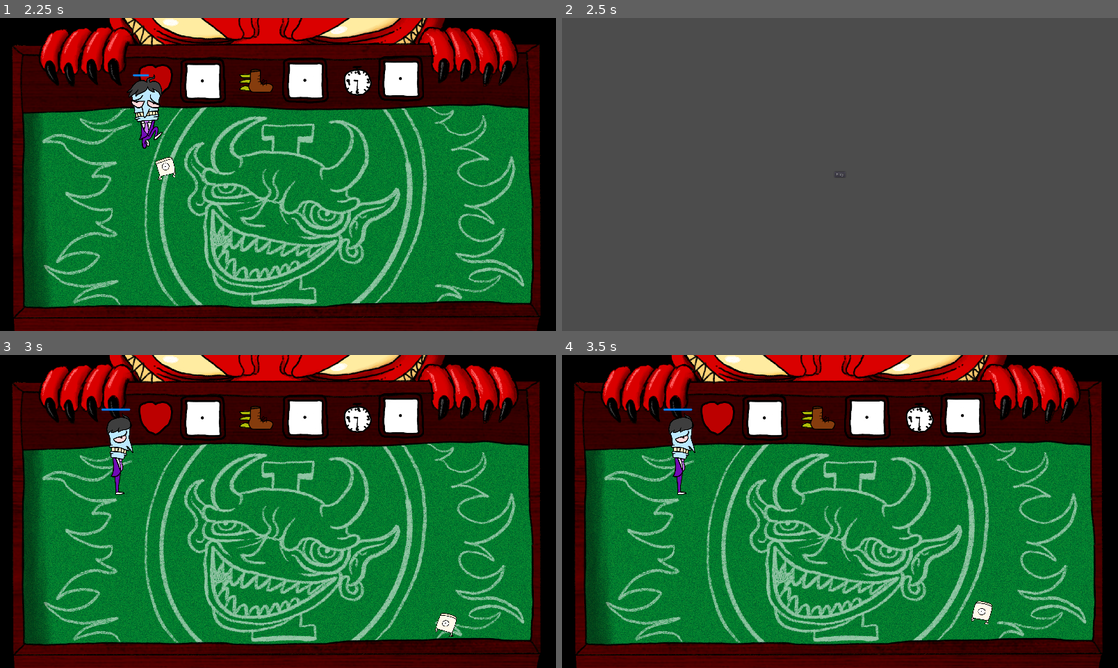
Above: before the commit, frames 1-4 (two rows, left to right).
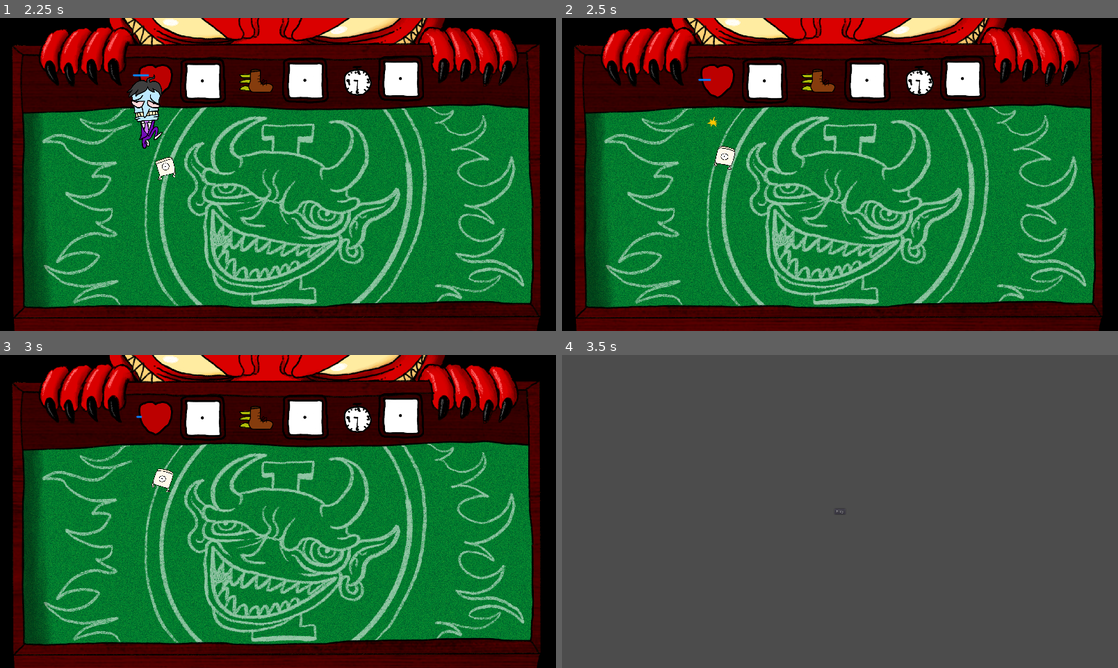
Above: after the commit, the same moments.

Repository: TheSeahorse/GMTK2022
Game: Godot game, scene res://Main.tscn
Two runs of this game, one before a commit and one after it. Both use one fixed random seed, a clock stepped at 60 frames per second and the inputs below.
Inputs (mouse positions are in pixels of both pictures, inside the frame that each line leads up to):
- Up to frame 1 (2.25 s): click "Play" at 0.5 s; move the mouse to (400, 158) at 1.27 s; hold D (move_right) 1.28-2.03 s; hold Right mouse button (attack) 1.28-2.03 s; click (400, 158) at 1.42 s; move the mouse to (166, 190) at 2.02 s; hold S (move_down) from 2.03 s (still down); right-click (166, 190) at 2.1 s; click (166, 190) at 2.17 s
- Up to frame 2 (2.5 s): keep holding S (move_down)
- Up to frame 3 (3 s): release S (move_down) at 2.75 s; click (278, 511) at 2.75 s, where only the run before the commit has a clickable "Play"
- Up to frame 4 (3.5 s): no input

Frame 1 is identical in both runs. In frame 2, 100% of the frame differs, in the area x 0-100%, y 0-100%; in frame 3, 1.1%; in frame 4, 100%.

Commit message:
Add player death animation

Diff:
--- a/Game.gd
+++ b/Game.gd
@@ -54,7 +54,9 @@
     if player_health > 1:
         player_health -= 1
     else:
-        get_tree().change_scene("res://Menu.tscn")
+        player.play_death_animation()
+        $GameOverTimer.start()
+
 
 func _enemy_died(position: Vector2):
     var dice = Dice.instance()
@@ -72,3 +74,7 @@
     player_health = $Hud.get_health_stat()
     player.set_movement_modifier($Hud.get_speed_stat())
     player.set_attack_modifier($Hud.get_cooldown_stat())
+
+
+func _on_GameOverTimer_timeout():
+    get_tree().change_scene("res://Menu.tscn")
--- a/Game.tscn
+++ b/Game.tscn
@@ -35,5 +35,8 @@
 [node name="Hud" parent="." instance=ExtResource( 3 )]
 position = Vector2( 963, 209 )
 
+[node name="GameOverTimer" type="Timer" parent="."]
+
 [connection signal="timeout" from="EnemySpawnTimer" to="." method="_on_EnemySpawnTimer_timeout"]
 [connection signal="stats_updated" from="Hud" to="." method="_on_Hud_stats_updated"]
+[connection signal="timeout" from="GameOverTimer" to="." method="_on_GameOverTimer_timeout"]
--- a/Player.gd
+++ b/Player.gd
@@ -1,6 +1,7 @@
 extends KinematicBody2D
 
 signal enemy_detected
+signal death_animation_finished
 
 var move_speed: = 200
 var move_speed_modifier: = 0
@@ -14,6 +15,7 @@
 var enemies_in_range = []
 
 var pushed = false
+var alive = true
 
 func _ready():
     friction = float(move_speed)/5000
@@ -35,6 +37,8 @@
 
 
 func calculate_movement():
+    if not alive:
+        return
     var current_move_speed = move_speed + 60 * move_speed_modifier
     var direction = get_direction()
     if direction.length() > 1.0:
@@ -63,6 +67,8 @@
 
 #for rotating towards the direction you're moving
 func rotate_player_towards_move():
+    if not alive:
+        return
     var move_direction = velocity.normalized()
     var move_rotation = rad2deg(move_direction.angle())
     move_rotation = wrapf(move_rotation, 0, 360)
@@ -86,6 +92,8 @@
 
 #for rotating the player relative to the mouse
 func rotate_player_towards_mouse():
+    if not alive:
+        return
     var aim_direction: Vector2
     aim_direction = position.direction_to(get_viewport().get_mouse_position()).normalized()
     var aim_rotation = rad2deg(aim_direction.angle())
@@ -115,6 +123,8 @@
         $Weapon.rotation_degrees = dir
 
 func attack():
+    if not alive:
+        return
     $Weapon.show()
     $Weapon/AttackLength.start()
     $Cooldown/AttackCooldown.start()
@@ -140,6 +150,10 @@
 func set_movement_modifier(mod):
     move_speed_modifier = mod
 
+func play_death_animation():
+    alive = false
+    $Sprite.play("death")
+
 func _on_AttackCooldown_timeout():
     can_attack = true
     $Cooldown/AttackCooldown.wait_time = attack_cooldown - 0.3 * attack_cooldown_modifier
@@ -155,3 +169,9 @@
 
 func _on_Weapon_body_exited(body):
     enemies_in_range.remove(enemies_in_range.find(body))
+
+
+func _on_Sprite_animation_finished():
+    if $Sprite.get_animation() == "death":
+        $Sprite.stop()
+        emit_signal("death_animation_finished")
--- a/Player.tscn
+++ b/Player.tscn
@@ -7,6 +7,7 @@
 [ext_resource path="res://assets/Character/character_move_up.png" type="Texture" id=5]
 [ext_resource path="res://assets/Character/weapon_cone.png" type="Texture" id=6]
 [ext_resource path="res://assets/cooldown_bar.png" type="Texture" id=7]
+[ext_resource path="res://assets/Character/death.png" type="Texture" id=8]
 
 [sub_resource type="AtlasTexture" id=12]
 flags = 4
@@ -38,86 +39,86 @@
 atlas = ExtResource( 4 )
 region = Rect2( 0, 3210, 402, 642 )
 
+[sub_resource type="AtlasTexture" id=18]
+flags = 4
+atlas = ExtResource( 5 )
+region = Rect2( 0, 0, 402, 642 )
+
+[sub_resource type="AtlasTexture" id=19]
+flags = 4
+atlas = ExtResource( 5 )
+region = Rect2( 0, 642, 402, 642 )
+
+[sub_resource type="AtlasTexture" id=20]
+flags = 4
+atlas = ExtResource( 5 )
+region = Rect2( 0, 1284, 402, 642 )
+
+[sub_resource type="AtlasTexture" id=21]
+flags = 4
+atlas = ExtResource( 5 )
+region = Rect2( 0, 1926, 402, 642 )
+
+[sub_resource type="AtlasTexture" id=22]
+flags = 4
+atlas = ExtResource( 5 )
+region = Rect2( 0, 2568, 402, 642 )
+
+[sub_resource type="AtlasTexture" id=23]
+flags = 4
+atlas = ExtResource( 5 )
+region = Rect2( 0, 3210, 402, 642 )
+
+[sub_resource type="AtlasTexture" id=11]
+flags = 4
+atlas = ExtResource( 1 )
+region = Rect2( 0, 0, 402, 642 )
+
 [sub_resource type="AtlasTexture" id=31]
 flags = 4
 atlas = ExtResource( 4 )
 region = Rect2( 0, 0, 402, 642 )
 
+[sub_resource type="AtlasTexture" id=30]
+flags = 4
+atlas = ExtResource( 3 )
+region = Rect2( 0, 0, 402, 642 )
+
+[sub_resource type="AtlasTexture" id=3]
+flags = 4
+atlas = ExtResource( 1 )
+region = Rect2( 0, 0, 402, 642 )
+
+[sub_resource type="AtlasTexture" id=4]
+flags = 4
+atlas = ExtResource( 1 )
+region = Rect2( 0, 642, 402, 642 )
+
+[sub_resource type="AtlasTexture" id=5]
+flags = 4
+atlas = ExtResource( 1 )
+region = Rect2( 0, 1284, 402, 642 )
+
+[sub_resource type="AtlasTexture" id=6]
+flags = 4
+atlas = ExtResource( 1 )
+region = Rect2( 0, 1926, 402, 642 )
+
+[sub_resource type="AtlasTexture" id=7]
+flags = 4
+atlas = ExtResource( 1 )
+region = Rect2( 0, 2568, 402, 642 )
+
+[sub_resource type="AtlasTexture" id=8]
+flags = 4
+atlas = ExtResource( 1 )
+region = Rect2( 0, 3210, 402, 642 )
+
 [sub_resource type="AtlasTexture" id=32]
 flags = 4
 atlas = ExtResource( 5 )
 region = Rect2( 0, 0, 402, 642 )
 
-[sub_resource type="AtlasTexture" id=18]
-flags = 4
-atlas = ExtResource( 5 )
-region = Rect2( 0, 0, 402, 642 )
-
-[sub_resource type="AtlasTexture" id=19]
-flags = 4
-atlas = ExtResource( 5 )
-region = Rect2( 0, 642, 402, 642 )
-
-[sub_resource type="AtlasTexture" id=20]
-flags = 4
-atlas = ExtResource( 5 )
-region = Rect2( 0, 1284, 402, 642 )
-
-[sub_resource type="AtlasTexture" id=21]
-flags = 4
-atlas = ExtResource( 5 )
-region = Rect2( 0, 1926, 402, 642 )
-
-[sub_resource type="AtlasTexture" id=22]
-flags = 4
-atlas = ExtResource( 5 )
-region = Rect2( 0, 2568, 402, 642 )
-
-[sub_resource type="AtlasTexture" id=23]
-flags = 4
-atlas = ExtResource( 5 )
-region = Rect2( 0, 3210, 402, 642 )
-
-[sub_resource type="AtlasTexture" id=30]
-flags = 4
-atlas = ExtResource( 3 )
-region = Rect2( 0, 0, 402, 642 )
-
-[sub_resource type="AtlasTexture" id=3]
-flags = 4
-atlas = ExtResource( 1 )
-region = Rect2( 0, 0, 402, 642 )
-
-[sub_resource type="AtlasTexture" id=4]
-flags = 4
-atlas = ExtResource( 1 )
-region = Rect2( 0, 642, 402, 642 )
-
-[sub_resource type="AtlasTexture" id=5]
-flags = 4
-atlas = ExtResource( 1 )
-region = Rect2( 0, 1284, 402, 642 )
-
-[sub_resource type="AtlasTexture" id=6]
-flags = 4
-atlas = ExtResource( 1 )
-region = Rect2( 0, 1926, 402, 642 )
-
-[sub_resource type="AtlasTexture" id=7]
-flags = 4
-atlas = ExtResource( 1 )
-region = Rect2( 0, 2568, 402, 642 )
-
-[sub_resource type="AtlasTexture" id=8]
-flags = 4
-atlas = ExtResource( 1 )
-region = Rect2( 0, 3210, 402, 642 )
-
-[sub_resource type="AtlasTexture" id=11]
-flags = 4
-atlas = ExtResource( 1 )
-region = Rect2( 0, 0, 402, 642 )
-
 [sub_resource type="AtlasTexture" id=24]
 flags = 4
 atlas = ExtResource( 3 )
@@ -147,6 +148,41 @@
 flags = 4
 atlas = ExtResource( 3 )
 region = Rect2( 0, 3210, 402, 642 )
+
+[sub_resource type="AtlasTexture" id=34]
+flags = 4
+atlas = ExtResource( 8 )
+region = Rect2( 0, 0, 132, 129 )
+
+[sub_resource type="AtlasTexture" id=35]
+flags = 4
+atlas = ExtResource( 8 )
+region = Rect2( 0, 129, 132, 129 )
+
+[sub_resource type="AtlasTexture" id=36]
+flags = 4
+atlas = ExtResource( 8 )
+region = Rect2( 0, 258, 132, 129 )
+
+[sub_resource type="AtlasTexture" id=37]
+flags = 4
+atlas = ExtResource( 8 )
+region = Rect2( 0, 387, 132, 129 )
+
+[sub_resource type="AtlasTexture" id=38]
+flags = 4
+atlas = ExtResource( 8 )
+region = Rect2( 0, 516, 132, 129 )
+
+[sub_resource type="AtlasTexture" id=39]
+flags = 4
+atlas = ExtResource( 8 )
+region = Rect2( 0, 645, 132, 129 )
+
+[sub_resource type="AtlasTexture" id=40]
+flags = 4
+atlas = ExtResource( 8 )
+region = Rect2( 0, 774, 132, 129 )
 
 [sub_resource type="SpriteFrames" id=9]
 animations = [ {
@@ -155,40 +191,45 @@
 "name": "move_left",
 "speed": 12.0
 }, {
+"frames": [ SubResource( 18 ), SubResource( 19 ), SubResource( 20 ), SubResource( 21 ), SubResource( 22 ), SubResource( 23 ) ],
+"loop": true,
+"name": "move_up",
+"speed": 12.0
+}, {
+"frames": [ SubResource( 11 ) ],
+"loop": true,
+"name": "idle_down",
+"speed": 5.0
+}, {
 "frames": [ SubResource( 31 ) ],
 "loop": true,
 "name": "idle_left",
 "speed": 5.0
 }, {
+"frames": [ SubResource( 30 ) ],
+"loop": true,
+"name": "idle_right",
+"speed": 5.0
+}, {
+"frames": [ SubResource( 3 ), SubResource( 4 ), SubResource( 5 ), SubResource( 6 ), SubResource( 7 ), SubResource( 8 ) ],
+"loop": true,
+"name": "move_down",
+"speed": 12.0
+}, {
 "frames": [ SubResource( 32 ) ],
 "loop": true,
 "name": "idle_up",
 "speed": 5.0
 }, {
-"frames": [ SubResource( 18 ), SubResource( 19 ), SubResource( 20 ), SubResource( 21 ), SubResource( 22 ), SubResource( 23 ) ],
-"loop": true,
-"name": "move_up",
-"speed": 12.0
-}, {
-"frames": [ SubResource( 30 ) ],
-"loop": true,
-"name": "idle_right",
-"speed": 5.0
-}, {
-"frames": [ SubResource( 3 ), SubResource( 4 ), SubResource( 5 ), SubResource( 6 ), SubResource( 7 ), SubResource( 8 ) ],
-"loop": true,
-"name": "move_down",
-"speed": 12.0
-}, {
-"frames": [ SubResource( 11 ) ],
-"loop": true,
-"name": "idle_down",
-"speed": 5.0
-}, {
 "frames": [ SubResource( 24 ), SubResource( 25 ), SubResource( 26 ), SubResource( 27 ), SubResource( 28 ), SubResource( 29 ) ],
 "loop": true,
 "name": "move_right",
 "speed": 12.0
+}, {
+"frames": [ null, SubResource( 34 ), SubResource( 35 ), SubResource( 36 ), SubResource( 37 ), SubResource( 38 ), SubResource( 39 ), SubResource( 40 ) ],
+"loop": true,
+"name": "death",
+"speed": 16.0
 } ]
 
 [sub_resource type="CapsuleShape2D" id=10]
@@ -248,6 +289,7 @@
 wait_time = 2.1
 one_shot = true
 
+[connection signal="animation_finished" from="Sprite" to="." method="_on_Sprite_animation_finished"]
 [connection signal="body_entered" from="EnemyDetector" to="." method="_on_EnemyDetector_body_entered"]
 [connection signal="body_entered" from="Weapon" to="." method="_on_Weapon_body_entered"]
 [connection signal="body_exited" from="Weapon" to="." method="_on_Weapon_body_exited"]
Not shown: 1 places in Player.tscn that only renumber resources
